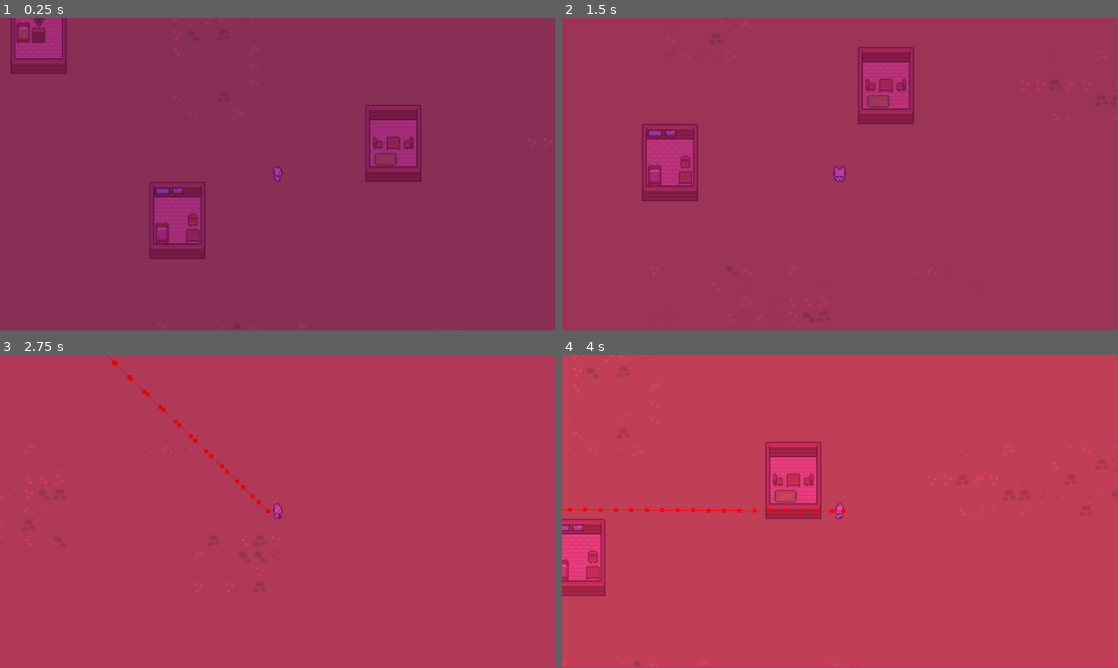
Above: before the commit, frames 1-4 (two rows, left to right).
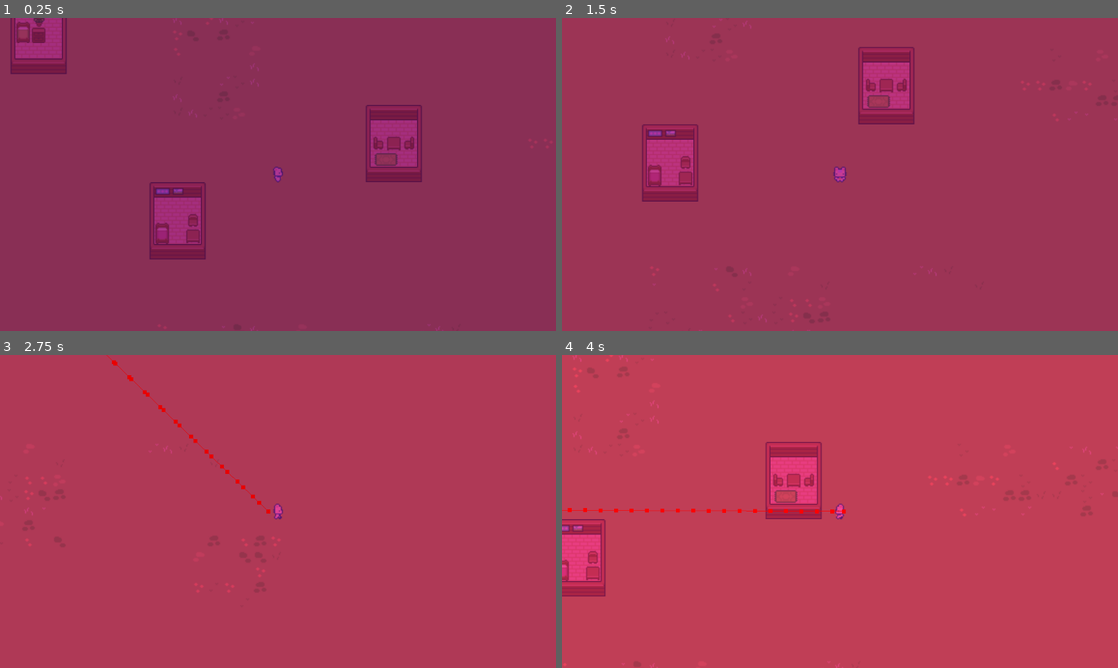
Above: after the commit, the same moments.

Repository: sentinelle28/cowherder
Game: Godot game, scene res://scene/scene_2d/gameplay_scene/gameplay_scene.tscn
Two runs of this game, one before a commit and one after it. Both use one fixed random seed, a clock stepped at 60 frames per second and the inputs below. This scene is started directly instead of the project's main scene.
Inputs:
- Up to frame 1 (0.25 s): no input
- Up to frame 2 (1.5 s): tap Enter at 0.5 s; hold Right (ui_right) 0.53-1.28 s; tap E (inspect) at 0.6, 1.35 s; tap Space at 1.25 s; hold Down (ui_down) from 1.28 s (still down)
- Up to frame 3 (2.75 s): release Down (ui_down) at 2.03 s; hold Right (ui_right) from 2.03 s (still down); tap Shift (switch_mode) at 2.1 s; tap E (inspect) at 2.3 s
- Up to frame 4 (4 s): release Right (ui_right) at 2.78 s; hold Up (ui_up) 2.78-3.53 s; tap E (inspect) at 2.85, 3.6 s; hold Left (ui_left) from 3.53 s (still down)
In our replay, the window is 799x449 before the commit and 800x450 after it. These sizes can differ from the game's own. Grey fills any space a smaller window leaves; there, only what the larger window draws over its background counts as a difference.

The runs differ from the first frame. In frame 1, 0.2% of the frame differs, in the area x 27-80%, y 28-100%; in frame 2, 0.2%; in frame 3, less than 0.1%; in frame 4, 0.5%, in the area x 0-100%, y 28-100%.

Commit message:
created inventory
added losing happiness too

Diff:
--- a/autolaud/inspectcows/inspect_cows.gd
+++ b/autolaud/inspectcows/inspect_cows.gd
@@ -13,8 +13,8 @@
 func _update_meter()->void:
 	happinessmeter.value = current_inspected_cow.curent_happiness
 	fulnessmeter.value = current_inspected_cow.current_feedness
-	$Panel/milkmeter.value = current_inspected_cow.current_amount_of_milk
-	$Panel/milkmeter.tint_progress = current_inspected_cow.milk_color
+	$Panel/milkmeter.value = current_inspected_cow.get_amount_of_milk()
+	$Panel/milkmeter.tint_progress = current_inspected_cow.get_milk_color()
 
 
 func _inspect_cow(cow_to_inspect:Cow)->void:
--- /dev/null
+++ b/autolaud/inventory/inventory.gd
@@ -0,0 +1,55 @@
+extends Node
+
+class Milk:
+	var number_in_stock:int = 0
+	var color:Color = Color.WHITE
+
+	func _init(new_color:Color) -> void:
+		color = new_color
+		number_in_stock += 1
+
+	func _add_milk()->void:
+		number_in_stock += 1
+		number_in_stock = clampi(number_in_stock,0,100)
+
+	func has_milk(number_of_milk_needed:int)->bool:
+		return number_in_stock > number_of_milk_needed
+
+	func get_amount_of_milk()->int:
+		return number_in_stock
+
+	func get_milk_color()->Color:
+		return color
+
+var MilkName:Array[String] = ["Common"]
+var MilkObject:Array[Milk] = [Milk.new(Color.WHITE)]
+
+func get_milk(milkname:String)->Milk:
+	if milkname in MilkName:
+		return find_correspondant(milkname)
+	return null
+
+func get_amount_of_milk(milkname:String)->int:
+	var milk:Milk = get_milk(milkname)
+	if milk != null:
+		return milk.get_amount_of_milk()
+	return 0
+
+func _add_milk(milkname:String)->void:
+	if milkname in MilkName:
+		find_correspondant(milkname)._add_milk()
+		print("add")
+
+func find_correspondant(milkname:String)->Milk:
+	var index:int = MilkName.find(milkname)
+	return MilkObject[index]
+
+func _create_new_milk(milkname:String,color:Color)->void:
+	MilkName.append(milkname)
+	MilkObject.append(Milk.new(color))
+
+func get_milk_color(milkname:String)->Color:
+	var milk:Milk = get_milk(milkname)
+	if milk != null:
+		return milk.get_milk_color()
+	return Color.WHITE
--- a/component/caracter/cow/cow.gd
+++ b/component/caracter/cow/cow.gd
@@ -5,10 +5,9 @@
 @export var waypoint:Waypoint
 
 @export_group("milk")
-@export var milk_color:Color
 @export var amount_of_milk_created:int = 3
 @export var time_to_produce_milk:float = 10
-@export var name_of_the_cow:String = "Common"
+@export var milk_name:String = "Common"
 
 
 var speed:int = 100
@@ -17,7 +16,6 @@
 
 var curent_happiness:int = 50
 var current_feedness:int = 50
-var current_amount_of_milk:int = 0
 
 var is_sleeping:bool = false
 
@@ -91,5 +89,19 @@
 	$milk_timer.start(time_to_produce_milk)
 	if curent_happiness >= 50 and current_feedness >= 30 and not is_sleeping:
 		current_feedness -= 10
-		current_amount_of_milk += amount_of_milk_created
-		current_amount_of_milk = clampi(current_amount_of_milk,0,100)
+
+		Inventory._add_milk(milk_name)
+
+
+func get_milk_color()->Color:
+	return Inventory.get_milk_color(milk_name)
+
+func get_amount_of_milk()->int:
+	return Inventory.get_amount_of_milk(milk_name)
+
+
+func _gain_happiness()->void:
+	curent_happiness += randi_range(0,3)
+
+func _lose_happiness()->void:
+	curent_happiness += randi_range(-4,-1)
--- a/component/caracter/cow/cow.tscn
+++ b/component/caracter/cow/cow.tscn
@@ -53,6 +53,57 @@
 "name": &"walk",
 "speed": 5.0
 }]
+
+[sub_resource type="Animation" id="Animation_vikpa"]
+length = 0.001
+tracks/0/type = "value"
+tracks/0/imported = false
+tracks/0/enabled = true
+tracks/0/path = NodePath("Label:position")
+tracks/0/interp = 1
+tracks/0/loop_wrap = true
+tracks/0/keys = {
+"times": PackedFloat32Array(0),
+"transitions": PackedFloat32Array(1),
+"update": 0,
+"values": [Vector2(0, -16)]
+}
+tracks/1/type = "value"
+tracks/1/imported = false
+tracks/1/enabled = true
+tracks/1/path = NodePath("Label2:position")
+tracks/1/interp = 1
+tracks/1/loop_wrap = true
+tracks/1/keys = {
+"times": PackedFloat32Array(0),
+"transitions": PackedFloat32Array(1),
+"update": 0,
+"values": [Vector2(0, -16)]
+}
+tracks/2/type = "value"
+tracks/2/imported = false
+tracks/2/enabled = true
+tracks/2/path = NodePath("Label2:visible")
+tracks/2/interp = 1
+tracks/2/loop_wrap = true
+tracks/2/keys = {
+"times": PackedFloat32Array(0),
+"transitions": PackedFloat32Array(1),
+"update": 1,
+"values": [false]
+}
+tracks/3/type = "value"
+tracks/3/imported = false
+tracks/3/enabled = true
+tracks/3/path = NodePath("Label:visible")
+tracks/3/interp = 1
+tracks/3/loop_wrap = true
+tracks/3/keys = {
+"times": PackedFloat32Array(0),
+"transitions": PackedFloat32Array(1),
+"update": 1,
+"values": [false]
+}
 
 [sub_resource type="Animation" id="Animation_5vdpe"]
 resource_name = "sleeping"
@@ -131,57 +182,6 @@
 "values": [true]
 }
 
-[sub_resource type="Animation" id="Animation_vikpa"]
-length = 0.001
-tracks/0/type = "value"
-tracks/0/imported = false
-tracks/0/enabled = true
-tracks/0/path = NodePath("Label:position")
-tracks/0/interp = 1
-tracks/0/loop_wrap = true
-tracks/0/keys = {
-"times": PackedFloat32Array(0),
-"transitions": PackedFloat32Array(1),
-"update": 0,
-"values": [Vector2(0, -16)]
-}
-tracks/1/type = "value"
-tracks/1/imported = false
-tracks/1/enabled = true
-tracks/1/path = NodePath("Label2:position")
-tracks/1/interp = 1
-tracks/1/loop_wrap = true
-tracks/1/keys = {
-"times": PackedFloat32Array(0),
-"transitions": PackedFloat32Array(1),
-"update": 0,
-"values": [Vector2(0, -16)]
-}
-tracks/2/type = "value"
-tracks/2/imported = false
-tracks/2/enabled = true
-tracks/2/path = NodePath("Label2:visible")
-tracks/2/interp = 1
-tracks/2/loop_wrap = true
-tracks/2/keys = {
-"times": PackedFloat32Array(0),
-"transitions": PackedFloat32Array(1),
-"update": 1,
-"values": [false]
-}
-tracks/3/type = "value"
-tracks/3/imported = false
-tracks/3/enabled = true
-tracks/3/path = NodePath("Label:visible")
-tracks/3/interp = 1
-tracks/3/loop_wrap = true
-tracks/3/keys = {
-"times": PackedFloat32Array(0),
-"transitions": PackedFloat32Array(1),
-"update": 1,
-"values": [false]
-}
-
 [sub_resource type="AnimationLibrary" id="AnimationLibrary_6lt5b"]
 _data = {
 "RESET": SubResource("Animation_vikpa"),
--- a/component/cow_related/cow_manager.gd
+++ b/component/cow_related/cow_manager.gd
@@ -2,15 +2,48 @@
 
 class_name CowManager
 @export var waypoint:Waypoint
+@export var time_to_lose_happinnes:float = 60
+@export var time_to_gain_happinnes:float = 10
 var is_following_the_player:bool = false
+
+
 # Called when the node enters the scene tree for the first time.
 func _ready() -> void:
-	for child:Cow in get_children():
-		child.waypoint = waypoint
+	for child:Node in get_children():
+		if child is Cow:
+			child.waypoint = waypoint
 
 
 func _change_mode()->void:
+
 	is_following_the_player = not is_following_the_player
-	for child:Cow in get_children():
-		child._set_follow(is_following_the_player)
+	for child:Node in get_children():
+		if child is Cow:
+			child._set_follow(is_following_the_player)
 	waypoint.is_following_the_player = is_following_the_player
+	if is_following_the_player == true:
+		_pause_happiness()
+	else:
+		_start_happiness()
+
+func _start_happiness()->void:
+	$LoseHappinessTimer.start(time_to_lose_happinnes)
+	$HappinessTimer.start(time_to_gain_happinnes)
+
+func _pause_happiness()->void:
+	$LoseHappinessTimer.stop()
+	$HappinessTimer.stop()
+
+
+func _on_lose_happiness_timer_timeout() -> void:
+	for child:Node in get_children():
+		if child is Cow:
+			child._lose_happiness()
+	$LoseHappinessTimer.start(time_to_lose_happinnes)
+	$HappinessTimer.stop()
+
+func _on_happiness_timer_timeout() -> void:
+	for child:Node in get_children():
+		if child is Cow:
+			child._gain_happiness()
+	$HappinessTimer.start(time_to_gain_happinnes)
--- a/component/cow_related/cow_manager.tscn
+++ b/component/cow_related/cow_manager.tscn
@@ -4,3 +4,12 @@
 
 [node name="cow_manager" type="Node2D"]
 script = ExtResource("1_j6lkd")
+
+[node name="LoseHappinessTimer" type="Timer" parent="."]
+one_shot = true
+
+[node name="HappinessTimer" type="Timer" parent="."]
+one_shot = true
+
+[connection signal="timeout" from="LoseHappinessTimer" to="." method="_on_lose_happiness_timer_timeout"]
+[connection signal="timeout" from="HappinessTimer" to="." method="_on_happiness_timer_timeout"]
--- a/project.godot
+++ b/project.godot
@@ -19,6 +19,12 @@
 
 InspectCows="*res://autolaud/inspectcows/inspect_cows.tscn"
 Daycycle="*res://autolaud/daycyle/daycycle.tscn"
+Inventory="*res://autolaud/inventory/inventory.gd"
+
+[display]
+
+window/stretch/mode="viewport"
+window/stretch/aspect="expand"
 
 [input]
 
